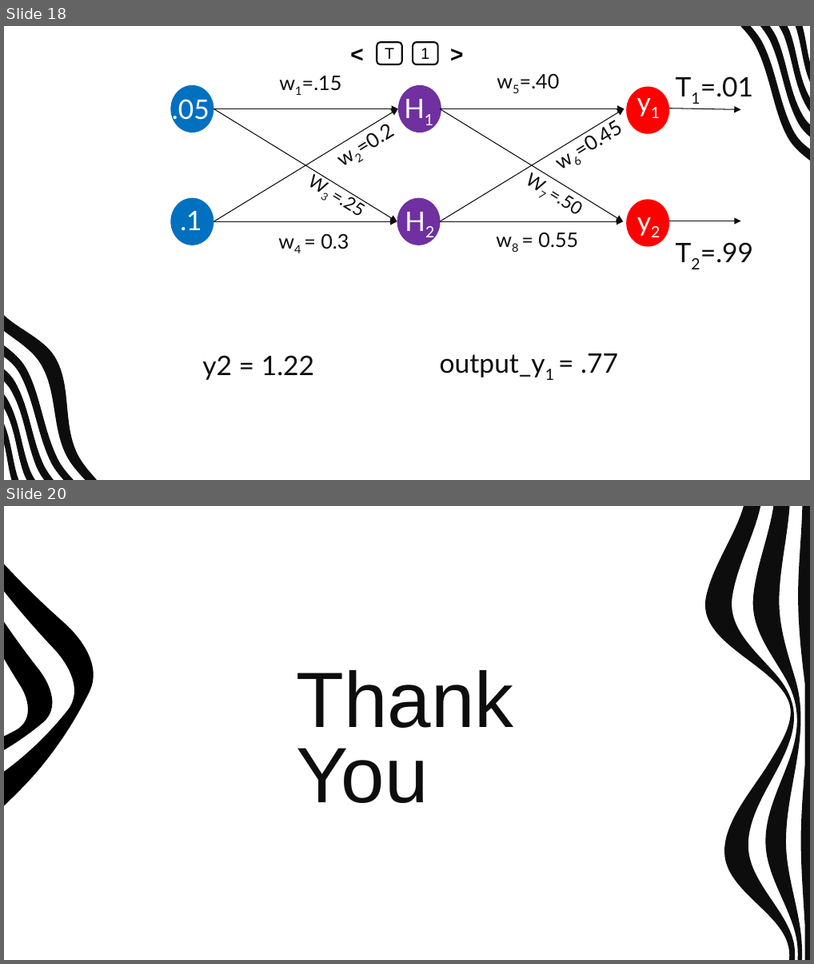
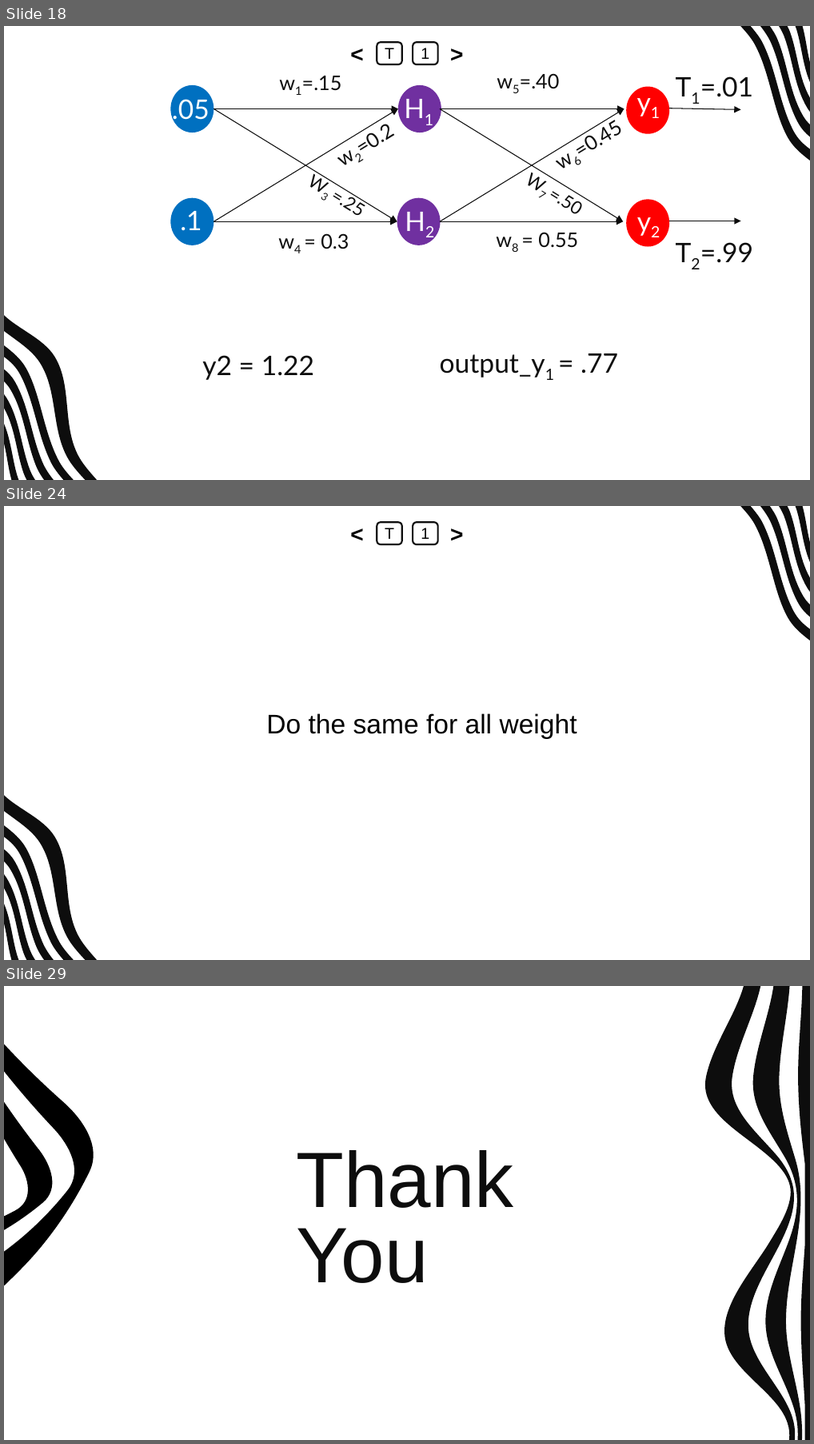
Before and after one commit to abrarhasan3/Green-Uni-All-Academic-Content, a slide deck: CSE 411 Machine Learning/New Slides/ML_CH_11_Back Propagation.pptx. Shown one above the other, each under a label of ours: slides 18 and 20 before the commit, slides 18, 24 and 29 after it; the slides between them are not shown. The pictures are 814x964 and 814x1444 pixels, drawn with LibreOffice and Linux fonts; fonts in the diff are those of the drawing. Boxes give left, top, right and bottom in pixels: in the first picture for what was removed or moved away, otherwise in the second. Text is boxed around its words. In the diff, an @@ line names an element or a change of style, - is before the commit and + after.

```diff
--- a/CSE 411 Machine Learning/New Slides/ML_CH_11_Back Propagation.pptx
+++ b/CSE 411 Machine Learning/New Slides/ML_CH_11_Back Propagation.pptx
@@ slide 24 added at box(4, 506, 810, 960), background #FFFFFF; not listed: 9 template elements that a slide beside it also shows @@
@@ text added at box(345, 522, 370, 544), 20 pt, text #000000, bold @@
+<
@@ rounded rectangle added at box(378, 522, 402, 544), fill #FFFFFF, outline #0D0D0D 1.5 pt, 14 pt, text #000000 @@
+T
@@ rounded rectangle added at box(413, 522, 438, 544), fill #FFFFFF, outline #0D0D0D 1.5 pt, 14 pt, text #000000 @@
+1
@@ text added at box(444, 522, 470, 544), 20 pt, text #000000, bold @@
+>
@@ text added at box(266, 713, 578, 739), 24 pt, text #000000 @@
+Do the same for all weight
@@ what was slide 20 is now slide 29 @@
```
Also in this commit, not shown: 1 slide changed, 8 other slides added.
